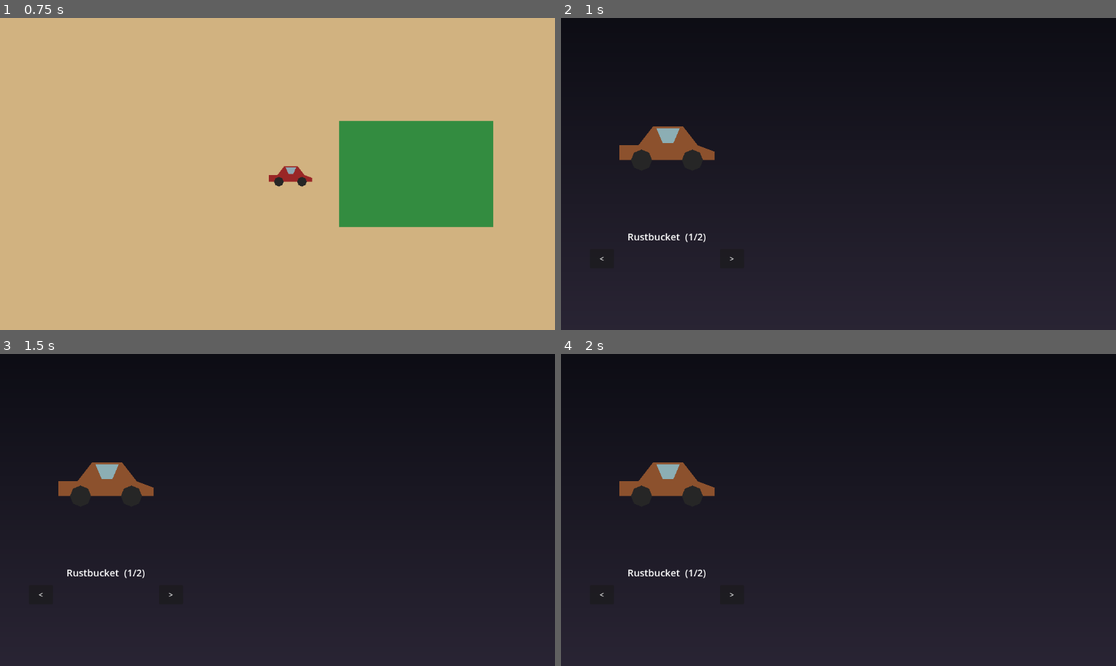
Above: before the commit, frames 1-4 (two rows, left to right).
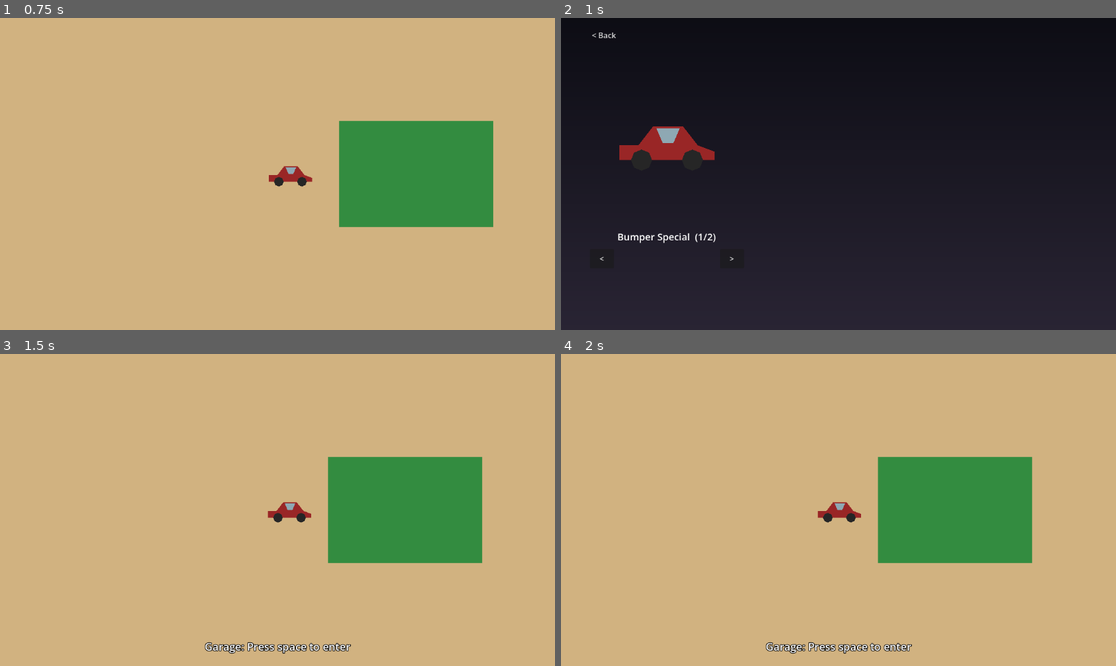
Above: after the commit, the same moments.

Repository: davidkovacwebdev/junkyard-drag-racing
Game: Godot game, scene res://scenes/world/main.tscn
Two runs of this game, one before a commit and one after it. Both use one fixed random seed, a clock stepped at 60 frames per second and the inputs below.
Inputs (mouse positions are in pixels of both pictures, inside the frame that each line leads up to):
- Up to frame 1 (0.75 s): tap Enter at 0.5 s; move the mouse to (399, 158) at 0.52 s; hold D from 0.53 s (still down); click (399, 158) at 0.67 s
- Up to frame 2 (1 s): keep holding D; tap Space at 0.77 s
- Up to frame 3 (1.5 s): release D at 1.25 s; click (44, 369) at 1.25 s, where only the run after the commit has a clickable "< Back"
- Up to frame 4 (2 s): no input

Frame 1 is identical in both runs. In frame 2, 1.2% of the frame differs, in the area x 5-28%, y 4-73%; in frame 3, 100%, in the area x 0-100%, y 0-100%; in frame 4, 100%.

Commit message:
Rework cars into real parts, sync garage selection, add back button
CarModelData is now a body+engine+wheels composition using the same
PartData classes the drag-race rig already had, instead of a flat
color field; BodyPartData gained color and an optional default_engine.
The starter red car is now a guaranteed, non-random inventory slot.
Garage selection now drives which car PlayerCar actually spawns as.

Also adds a plain-text hover-color BackButton for leaving any building,
plus a WorldState autoload so leaving/returning keeps the player's map
position instead of resetting to spawn.

Diff:
--- a/autoload/inventory.gd
+++ b/autoload/inventory.gd
@@ -1,30 +1,65 @@
 extends Node
 ## Placeholder player inventory (autoload singleton "Inventory"). Holds
-## which cars the player owns and how many the garage can currently hold.
+## which cars the player owns, how many the garage can currently hold,
+## and which one is selected — that's the one PlayerCar drives with in
+## the open world.
 ##
-## No save/load yet — that's planned, not built. When it lands, owned_cars
-## being a plain Array[CarModelData] of Resources means it can be written
-## straight out with ResourceSaver (or ResourceSaver.save each entry into
-## a save-game folder) without restructuring this data; garage_capacity
-## is one raw int that just needs to land in the same save blob.
+## Cars are built from real parts (BodyPartData/EnginePartData/
+## WheelPartData, the same classes the drag-race rig uses) rather than a
+## one-off car struct, so equipping different parts is just swapping
+## entries in a CarModelData's .engine/.wheels — no new plumbing needed
+## when a garage customization UI shows up.
+##
+## No save/load yet — that's planned, not built. When it lands, this
+## state (owned_cars, garage_capacity, selected_index) is already just
+## Resources + ints, so it can go straight to ResourceSaver/JSON.
 
 var garage_capacity: int = 2
 var owned_cars: Array[CarModelData] = []
+var selected_index: int = 0
 
-const _STARTER_POOL := [
+## The car the player already had and liked before this system existed —
+## always owned, always in slot 0, never part of the random draw.
+const _STARTER_CAR := {"id": &"bumper_special", "name": "Bumper Special", "color": Color(0.6, 0.15, 0.15)}
+
+## Extra bodies that can fill the garage's other, random slots.
+const _RANDOM_BODY_POOL := [
 	{"id": &"rustbucket", "name": "Rustbucket", "color": Color(0.55, 0.32, 0.18)},
-	{"id": &"bumper_special", "name": "Bumper Special", "color": Color(0.6, 0.15, 0.15)},
 	{"id": &"blue_streak", "name": "Blue Streak", "color": Color(0.2, 0.35, 0.6)},
 	{"id": &"junker", "name": "Junker", "color": Color(0.35, 0.4, 0.28)},
 	{"id": &"sunburst", "name": "Sunburst", "color": Color(0.75, 0.55, 0.15)},
 ]
 
 func _ready() -> void:
-	var pool := _STARTER_POOL.duplicate()
+	owned_cars.append(_build_car(_STARTER_CAR))
+	var pool := _RANDOM_BODY_POOL.duplicate()
 	pool.shuffle()
-	for entry in pool.slice(0, garage_capacity):
-		var car := CarModelData.new()
-		car.id = entry["id"]
-		car.display_name = entry["name"]
-		car.body_color = entry["color"]
-		owned_cars.append(car)
+	for entry in pool.slice(0, garage_capacity - 1):
+		owned_cars.append(_build_car(entry))
+
+func get_selected_car() -> CarModelData:
+	if owned_cars.is_empty():
+		return null
+	return owned_cars[clampi(selected_index, 0, owned_cars.size() - 1)]
+
+func _build_car(entry: Dictionary) -> CarModelData:
+	var body := BodyPartData.new()
+	body.id = entry["id"]
+	body.display_name = entry["name"]
+	body.color = entry["color"]
+
+	body.default_engine = EnginePartData.new()
+	body.default_engine.id = StringName("%s_engine" % entry["id"])
+	body.default_engine.display_name = "%s Engine" % entry["name"]
+
+	var car := CarModelData.new()
+	car.body = body
+	car.engine = body.default_engine
+	car.wheels = [_make_standard_wheel(), _make_standard_wheel()]
+	return car
+
+func _make_standard_wheel() -> WheelPartData:
+	var wheel := WheelPartData.new()
+	wheel.id = &"standard_wheel"
+	wheel.display_name = "Standard Wheel"
+	return wheel
--- /dev/null
+++ b/autoload/world_state.gd
@@ -0,0 +1,8 @@
+extends Node
+## Transient world state that needs to survive a scene change — right
+## now just where to put the player back after leaving a building, so
+## entering the garage (or whatever comes next) doesn't teleport you
+## back to the world's spawn point.
+
+var return_position: Vector2 = Vector2.ZERO
+var has_return_position: bool = false
--- a/project.godot
+++ b/project.godot
@@ -23,6 +23,7 @@
 
 PartDatabase="*res://autoload/part_database.gd"
 Inventory="*res://autoload/inventory.gd"
+WorldState="*res://autoload/world_state.gd"
 
 [editor_plugins]
 
--- a/scenes/garage/garage.tscn
+++ b/scenes/garage/garage.tscn
@@ -1,7 +1,8 @@
-[gd_scene load_steps=5 format=3]
+[gd_scene load_steps=6 format=3]
 
 [ext_resource type="Script" path="res://scripts/garage/garage.gd" id="1"]
 [ext_resource type="PackedScene" path="res://scenes/world/car_visual.tscn" id="2"]
+[ext_resource type="PackedScene" path="res://scenes/ui/back_button.tscn" id="3"]
 
 [sub_resource type="Gradient" id="Gradient_1"]
 offsets = PackedFloat32Array(0, 1)
@@ -23,6 +24,12 @@
 texture = SubResource("GradientTexture2D_1")
 expand_mode = 1
 stretch_mode = 0
+
+[node name="BackButton" parent="." instance=ExtResource("3")]
+offset_left = 30.0
+offset_top = 20.0
+offset_right = 150.0
+offset_bottom = 50.0
 
 [node name="CarPreview" parent="." instance=ExtResource("2")]
 position = Vector2(220, 260)
--- /dev/null
+++ b/scenes/ui/back_button.tscn
@@ -0,0 +1,14 @@
+[gd_scene load_steps=2 format=3]
+
+[ext_resource type="Script" path="res://scripts/ui/back_button.gd" id="1"]
+
+[node name="BackButton" type="Button"]
+offset_right = 120.0
+offset_bottom = 30.0
+theme_override_colors/font_color = Color(0.85, 0.85, 0.85, 1)
+theme_override_colors/font_hover_color = Color(1, 0.8, 0.2, 1)
+theme_override_colors/font_pressed_color = Color(1, 0.8, 0.2, 1)
+theme_override_colors/font_focus_color = Color(0.85, 0.85, 0.85, 1)
+flat = true
+text = "< Back"
+script = ExtResource("1")
--- a/scripts/garage/garage.gd
+++ b/scripts/garage/garage.gd
@@ -11,6 +11,7 @@
 var _escape_pressed_last: bool = false
 
 func _ready() -> void:
+	_index = clampi(Inventory.selected_index, 0, maxi(Inventory.owned_cars.size() - 1, 0))
 	_refresh()
 
 func _process(_delta: float) -> void:
@@ -30,6 +31,7 @@
 	if count == 0:
 		return
 	_index = (_index + step + count) % count
+	Inventory.selected_index = _index
 	_refresh()
 
 func _refresh() -> void:
--- a/scripts/inventory/car_model_data.gd
+++ b/scripts/inventory/car_model_data.gd
@@ -1,9 +1,21 @@
 class_name CarModelData
 extends Resource
-## One garage-inventory entry. A Resource rather than a plain dict/class
-## on purpose: an Array[CarModelData] can be handed straight to
-## ResourceSaver/JSON later for save games without restructuring.
+## One garage-inventory entry, built from real parts — the same
+## BodyPartData/EnginePartData/WheelPartData classes the drag-race rig
+## uses — instead of a one-off car struct. A body (which may bring its
+## own default engine along), plus one WheelPartData per wheel mount.
+## A Resource on purpose: this slots straight into ResourceSaver/JSON
+## later for save games without restructuring.
 
-@export var id: StringName
-@export var display_name: String = ""
-@export var body_color: Color = Color.WHITE
+@export var body: BodyPartData
+@export var engine: EnginePartData
+@export var wheels: Array[WheelPartData] = []
+
+## The body IS the car's identity/paint job for now — no separate
+## "car name" or "car color" to keep in sync with whatever body is
+## equipped.
+var display_name: String:
+	get: return body.display_name if body != null else "Unnamed Car"
+
+var body_color: Color:
+	get: return body.color if body != null else Color.WHITE
--- a/scripts/parts/body_part_data.gd
+++ b/scripts/parts/body_part_data.gd
@@ -4,6 +4,12 @@
 ## named "WheelMount*" so they can be placed visually in the editor.
 
 @export var max_wheels: int = 2
+## What CarVisual actually paints the body polygon with.
+@export var color: Color = Color.WHITE
+## If set, a car built with this body comes with this engine already
+## installed (a fridge's built-in compressor motor, say). Left null, the
+## body ships engineless and needs one equipped separately.
+@export var default_engine: EnginePartData
 
 func _init() -> void:
 	category = Category.BODY
--- /dev/null
+++ b/scripts/ui/back_button.gd
@@ -0,0 +1,10 @@
+class_name BackButton
+extends Button
+## Plain-text "leave this interior" control — flat, no background, just
+## a font-color change on hover — dropped into every building interior
+## (garage, and whatever comes next) to return to the open world. The
+## player lands back at the exact spot they entered from because
+## PlayerCar/WorldState handle that, not this button.
+
+func _pressed() -> void:
+	get_tree().change_scene_to_file("res://scenes/world/main.tscn")
--- a/scripts/world/player_car.gd
+++ b/scripts/world/player_car.gd
@@ -18,6 +18,12 @@
 
 func _ready() -> void:
 	motion_mode = CharacterBody2D.MOTION_MODE_FLOATING
+	var car := Inventory.get_selected_car()
+	if car != null:
+		$Visual.set_body_color(car.body_color)
+	if WorldState.has_return_position:
+		global_position = WorldState.return_position
+		WorldState.has_return_position = false
 
 const _DRIVE_KEYS := [KEY_W, KEY_A, KEY_S, KEY_D, KEY_UP, KEY_DOWN, KEY_LEFT, KEY_RIGHT, KEY_SPACE]
 
@@ -83,5 +89,7 @@
 		print(target.display_name)
 		var interior = target.get("interior_scene")
 		if interior is PackedScene:
+			WorldState.return_position = global_position
+			WorldState.has_return_position = true
 			get_tree().change_scene_to_packed(interior)
 	_space_pressed_last = space_pressed
Not shown, added: autoload/world_state.gd.uid
Not shown, added: scripts/ui/back_button.gd.uid
